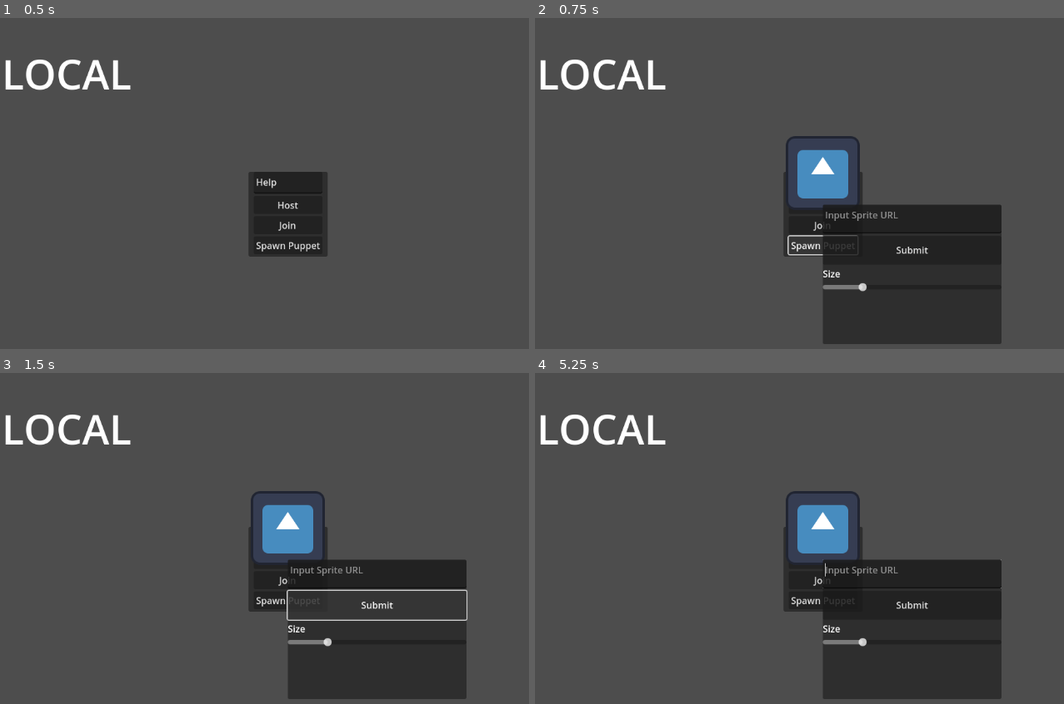
Above: before the commit, frames 1-4 (two rows, left to right).
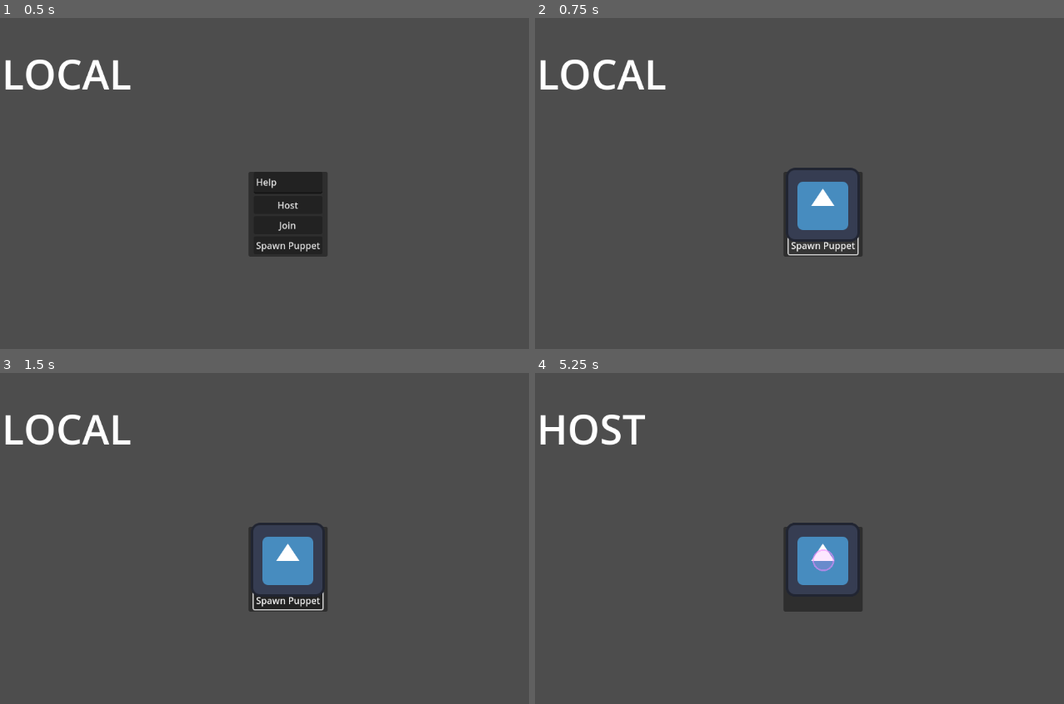
Above: after the commit, the same moments.

Repository: Sheepy3/puppet-stage
Game: Godot game, scene res://main.tscn
The game is run twice, just before and just after one commit, with the same random seed, the same clock (stepped at 60 frames per second) and the same inputs. The engine's default icon, where the game draws it, is replaced by a stand-in: a white triangle on a blue panel in a dark square.
Inputs (mouse positions are in pixels of both pictures, inside the frame that each line leads up to):
- Up to frame 1 (0.5 s): no input
- Up to frame 2 (0.75 s): click "Spawn Puppet" at 0.5 s
- Up to frame 3 (1.5 s): click (375, 604) at 1.25 s, where only the run before the commit has a clickable "Submit"
- Up to frame 4 (5.25 s): click "Spawn Puppet" at 2 s; click (910, 604) at 2.75 s, where only the run before the commit has a clickable "Submit"; click "Spawn Puppet" at 3.5 s; click (910, 604) at 4.25 s, where only the run before the commit has a clickable "Submit"; click "Host" at 5 s

Frame 1 is identical in both runs. In frame 2, 16% of the frame differs, in the area x 47-89%, y 35-99%; in frame 3, 14%; in frame 4, 17%, in the area x 1-89%, y 12-99%.

Commit message:
refactored repo

Diff:
--- a/puppetstage/HTTP_Handler.gd
+++ /dev/null
@@ -1,49 +0,0 @@
-extends HTTPRequest
-var image:Image
-var is_multiplayer:bool = false
-# Called when the node enters the scene tree for the first time.
-func _ready() -> void:
-	request_completed.connect(self._on_request_completed)
-	download_chunk_size = 4196000
-	use_threads = true
-	pass # Replace with function body.
-
-
-func make_request(url) -> Image:
-	print(url)
-	var error = request(url)
-	if error != OK:
-		push_error("An error occurred in the HTTP request.")
-	await request_completed
-	#var texture = ImageTexture.create_from_image(image)
-	return image
-
-
-func _on_request_completed(result: int, response_code: int, headers: PackedStringArray, body: PackedByteArray) -> void:
-	print("HTTPS Request completed!")
-	#var image = Image.new()
-	image = Image.new()
-
-	var error = image.load_png_from_buffer(body)
-	if error != OK:
-		push_warning("PNG loading failed.")
-	else:
-		return
-	error = image.load_jpg_from_buffer(body)
-	if error != OK:
-		push_warning("JPEG loading failed.")
-	else:
-		return
-	error = image.load_svg_from_buffer(body)
-	if error != OK:
-		push_warning("SVG loading failed.")
-	else:
-		return
-	error = image.load_webp_from_buffer(body)
-	if error != OK:
-		push_warning("WEBP loading failed.")
-	else:
-		return
-	push_error("unable to grab image from url.")
-
-#	var texture = ImageTexture.create_from_image(image)
--- a/puppetstage/cursor/Cursor.tscn
+++ b/puppetstage/cursor/Cursor.tscn
@@ -18,6 +18,8 @@
 properties/0/spawn = true
 properties/0/replication_mode = 1
 
+[sub_resource type="CircleShape2D" id="CircleShape2D_80xkh"]
+
 [node name="Cursor" type="Node2D"]
 top_level = true
 script = ExtResource("1_moou7")
@@ -30,3 +32,8 @@
 
 [node name="MultiplayerSynchronizer" type="MultiplayerSynchronizer" parent="."]
 replication_config = SubResource("SceneReplicationConfig_gm3d7")
+
+[node name="Area2D" type="Area2D" parent="."]
+
+[node name="CollisionShape2D" type="CollisionShape2D" parent="Area2D"]
+shape = SubResource("CircleShape2D_80xkh")
--- a/puppetstage/http_handler.tscn
+++ /dev/null
@@ -1,8 +0,0 @@
-[gd_scene load_steps=2 format=3 uid="uid://dp2et361k1kfv"]
-
-[ext_resource type="Script" path="res://HTTP_Handler.gd" id="1_bfixb"]
-
-[node name="HTTPRequest" type="HTTPRequest"]
-script = ExtResource("1_bfixb")
-
-[connection signal="request_completed" from="." to="." method="_on_request_completed"]
--- a/puppetstage/main.tscn
+++ b/puppetstage/main.tscn
@@ -1,7 +1,7 @@
 [gd_scene load_steps=5 format=3 uid="uid://b1n4l48hpdlvl"]
 
 [ext_resource type="Script" path="res://main.gd" id="1_h8lw1"]
-[ext_resource type="PackedScene" uid="uid://buk4hi5whq5mp" path="res://puppet.tscn" id="2_xjmcy"]
+[ext_resource type="PackedScene" uid="uid://buk4hi5whq5mp" path="res://puppet/puppet.tscn" id="2_xjmcy"]
 
 [sub_resource type="AudioStreamMicrophone" id="AudioStreamMicrophone_phvn7"]
 
@@ -13,7 +13,6 @@
 puppet_scene = ExtResource("2_xjmcy")
 
 [node name="MultiplayerSpawner" type="MultiplayerSpawner" parent="."]
-_spawnable_scenes = PackedStringArray("res://puppet.tscn")
 spawn_path = NodePath("..")
 
 [node name="MicrophoneInput" type="AudioStreamPlayer" parent="."]
--- a/puppetstage/project.godot
+++ b/puppetstage/project.godot
@@ -21,7 +21,7 @@
 
 [autoload]
 
-HttpHandler="*res://HTTP_Handler.gd"
+HttpHandler="*res://singletons/HTTP_Handler.gd"
 Globals="*res://addons/tile-instances/globals.gd"
 
 [editor_plugins]
--- a/puppetstage/puppet.gd
+++ b/puppetstage/puppet/puppet.gd
@@ -7,24 +7,39 @@
 @export var sprite:String
 var prev_sprite:String
 @export var focused:bool
-
+@export var panel_visible:bool
+@export var possession_color:String
 
 func _process(_delta: float) -> void:
 	if dragging:
 		position = start_position + get_global_mouse_position() - drag_start
 		update_position.rpc(position)
-	$Panel/VBoxContainer/Sprite_Label.text = sprite
-	$Panel/VBoxContainer/Sprite_Label2.text = prev_sprite
+	if focused:
+		pass
 
-func _on_area_2d_input_event(_viewport: Node, event: InputEvent, _shape_idx: int) -> void:
+func _input(event):
 	if event is InputEventMouseButton:
-		if event.button_index == MOUSE_BUTTON_LEFT:
-			if event.pressed:
-				dragging = true
-				drag_start = get_global_mouse_position()
-				start_position = position
-			else:
-				dragging = false
+		if %Area2D.get_overlapping_areas():
+			focused = true
+			if event.button_index == MOUSE_BUTTON_LEFT:
+				if event.pressed:
+					dragging = true
+					drag_start = get_global_mouse_position()
+					start_position = position
+				else:
+					dragging = false
+			if event.button_index == MOUSE_BUTTON_RIGHT &&  event.pressed:
+				panel_visible = !panel_visible
+				if panel_visible:
+					%Panel.show()
+				else:
+					%Panel.hide()
+		else:
+			focused = false
+	pass
+
+
+
 
 @rpc("any_peer","call_local")
 func update_position(sent_final_position):
@@ -57,6 +72,10 @@
 func update_size(size):
 	var new_scale = Vector2(size,size)
 	%Sprite2D.set_scale(new_scale)
+	var updated_collision_shape = %CollisionShape2D.get_shape()
+	print(updated_collision_shape)
+	updated_collision_shape.set_radius(400*size)
+	%CollisionShape2D.set_shape(updated_collision_shape)
 	pass
 
 func _on_update_pressed() -> void:
@@ -75,9 +94,9 @@
 	var height:float = image.get_height()
 	var width = image.get_width()
 	var ratio = height/width
-	print(height)
-	print(width)
-	print(ratio)
+	#print(height)
+	#print(width)
+	#print(ratio)
 	var new_image = Image.new()
 	new_image.copy_from(image)
 	new_image.generate_mipmaps()
--- a/puppetstage/puppet.tscn
+++ b/puppetstage/puppet/puppet.tscn
@@ -1,6 +1,6 @@
 [gd_scene load_steps=5 format=3 uid="uid://buk4hi5whq5mp"]
 
-[ext_resource type="Script" path="res://puppet.gd" id="1_05bsq"]
+[ext_resource type="Script" path="res://puppet/puppet.gd" id="1_05bsq"]
 [ext_resource type="Texture2D" uid="uid://eyyuwitmxqma" path="res://icon.svg" id="1_fh2my"]
 
 [sub_resource type="SceneReplicationConfig" id="SceneReplicationConfig_j1gul"]
@@ -22,20 +22,25 @@
 
 [node name="Sprite2D" type="Sprite2D" parent="."]
 unique_name_in_owner = true
-position = Vector2(0, -55)
 texture = ExtResource("1_fh2my")
 
 [node name="MultiplayerSynchronizer" type="MultiplayerSynchronizer" parent="."]
 replication_config = SubResource("SceneReplicationConfig_j1gul")
 
 [node name="Area2D" type="Area2D" parent="."]
+unique_name_in_owner = true
 
 [node name="CollisionShape2D" type="CollisionShape2D" parent="Area2D"]
+unique_name_in_owner = true
 shape = SubResource("CircleShape2D_prsjb")
 
 [node name="Panel" type="Panel" parent="."]
-offset_right = 309.0
-offset_bottom = 242.0
+unique_name_in_owner = true
+visible = false
+offset_left = 100.0
+offset_top = 100.0
+offset_right = 409.0
+offset_bottom = 342.0
 
 [node name="VBoxContainer" type="VBoxContainer" parent="Panel"]
 layout_mode = 1
@@ -50,6 +55,7 @@
 custom_minimum_size = Vector2(0, 50)
 layout_mode = 2
 placeholder_text = "Input Sprite URL"
+wrap_mode = 1
 
 [node name="Update" type="Button" parent="Panel/VBoxContainer"]
 unique_name_in_owner = true
@@ -67,12 +73,14 @@
 min_value = 0.1
 max_value = 2.0
 step = 0.01
-value = 0.5
+value = 0.1
 
 [node name="Sprite_Label" type="Label" parent="Panel/VBoxContainer"]
+visible = false
 layout_mode = 2
 
 [node name="Sprite_Label2" type="Label" parent="Panel/VBoxContainer"]
+visible = false
 layout_mode = 2
 
 [connection signal="delta_synchronized" from="MultiplayerSynchronizer" to="." method="_on_multiplayer_synchronizer_synchronized"]
--- /dev/null
+++ b/puppetstage/singletons/HTTP_Handler.gd
@@ -0,0 +1,38 @@
+extends HTTPRequest
+var image:Image
+var is_multiplayer:bool = false
+
+
+func _ready() -> void:
+	request_completed.connect(self._on_request_completed)
+	download_chunk_size = 4196000
+	use_threads = true
+	pass # Replace with function body.
+
+func make_request(url) -> Image:
+	print(url)
+	var error = request(url)
+	if error != OK:
+		push_error("An error occurred in the HTTP request.")
+	await request_completed
+	#var texture = ImageTexture.create_from_image(image)
+	return image
+
+func _on_request_completed(result: int, response_code: int, headers: PackedStringArray, body: PackedByteArray) -> void:
+	print("HTTPS Request completed!")
+	image = Image.new()
+
+	var image_formats = [
+		{"loader": "load_png_from_buffer", "name": "PNG"},
+		{"loader": "load_jpg_from_buffer", "name": "JPEG"},
+		{"loader": "load_svg_from_buffer", "name": "SVG"},
+		{"loader": "load_webp_from_buffer", "name": "WEBP"}
+	]
+
+	for format in image_formats:
+		var error = image.call(format["loader"], body)
+		if error == OK:
+			return
+		push_warning("format ",format["name"]," loading failed.")
+
+	push_error("Unable to grab image from URL.")
Not shown: 1 places in puppetstage/cursor/Cursor.tscn that only renumber resources
Renamed: puppetstage/Puppet_Data.gd -> puppetstage/puppet/Puppet_Data.gd
